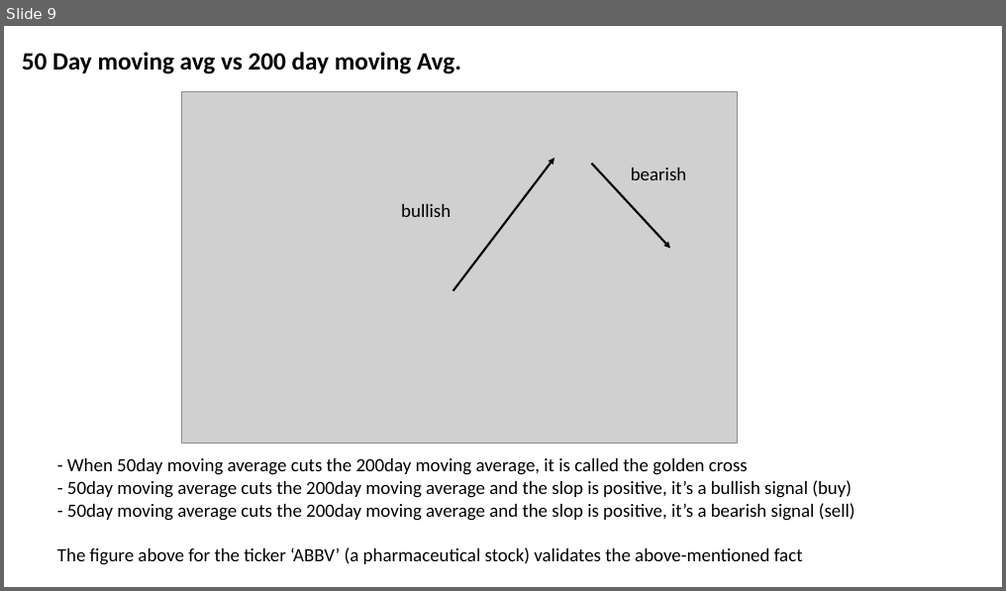
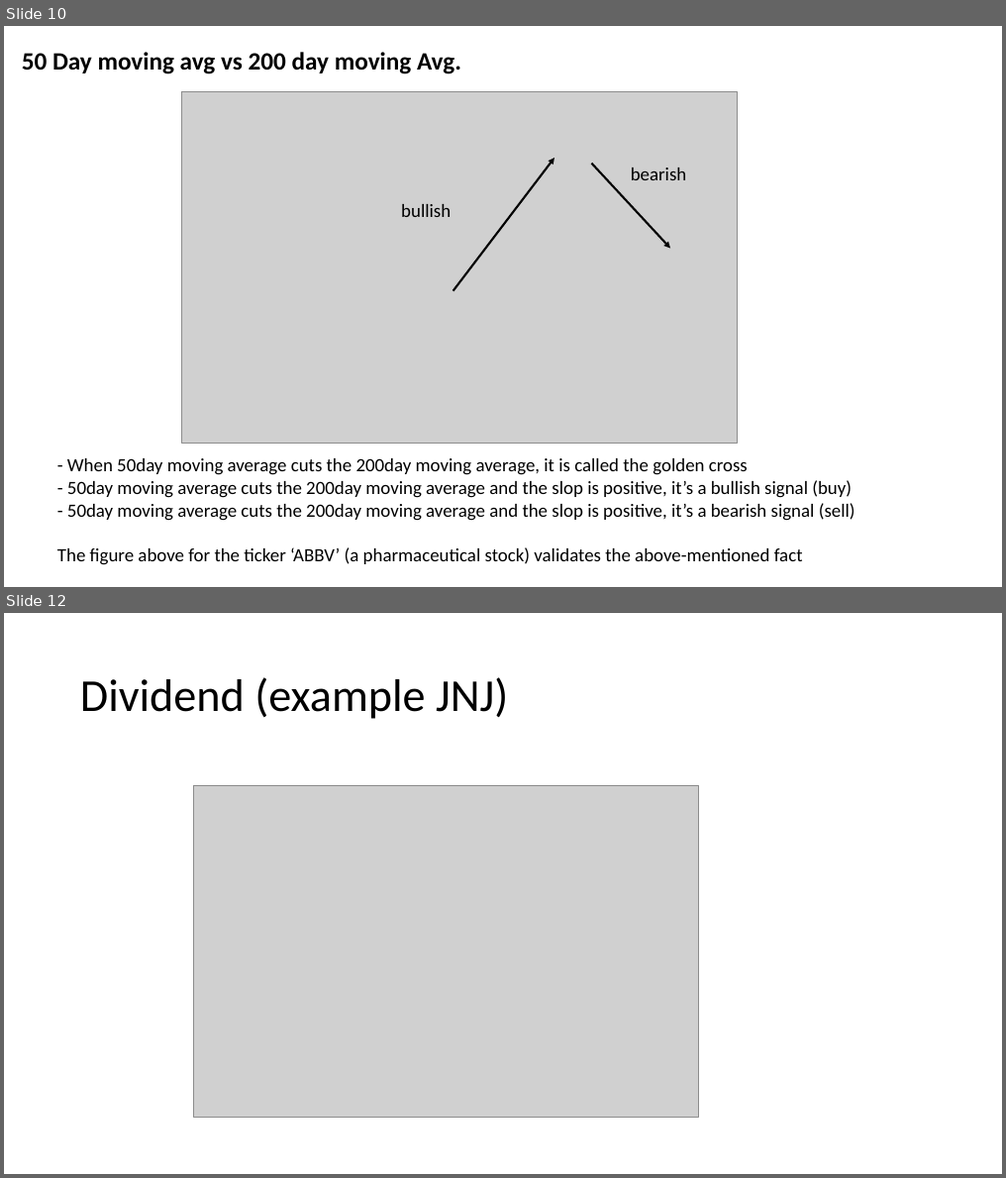
Before and after one commit to rashuvro/Data_science_journey, a slide deck: springboard/capstone 2/capstone 2 slides.pptx. Shown one above the other, each under a label of ours: slide 9 before the commit, slides 10 and 12 after it; the slides between them are not shown. The pictures are 1006x591 and 1006x1178 pixels, drawn with LibreOffice and Linux fonts; fonts in the diff are those of the drawing; grey boxes stand for pictures. Boxes give left, top, right and bottom in pixels: in the first picture for what was removed or moved away, otherwise in the second. Text is boxed around its words. In the diff, an @@ line names an element or a change of style, - is before the commit and + after.

```diff
--- a/springboard/capstone 2/capstone 2 slides.pptx
+++ b/springboard/capstone 2/capstone 2 slides.pptx
@@ slide 12 added at (x1=4, y1=613, x2=1002, y2=1174), background #FFFFFF @@
@@ title added at (x1=80, y1=677, x2=508, y2=719), 44 pt, text #000000 @@
+Dividend (example JNJ)
@@ picture added at (x1=194, y1=785, x2=699, y2=1118) @@
@@ what was slide 9 is now slide 10 @@
```
Also in this commit, not shown: 1 slide changed, 12 other slides added, 3 other files.
